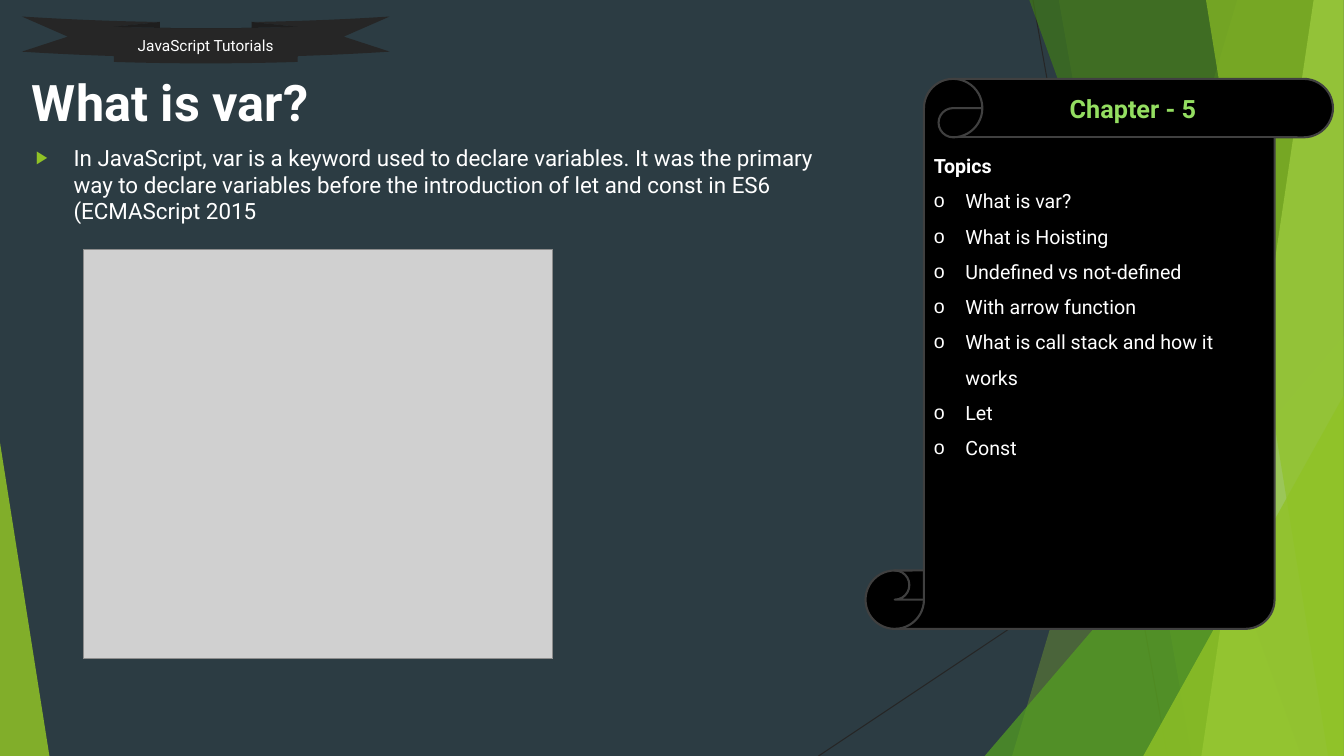
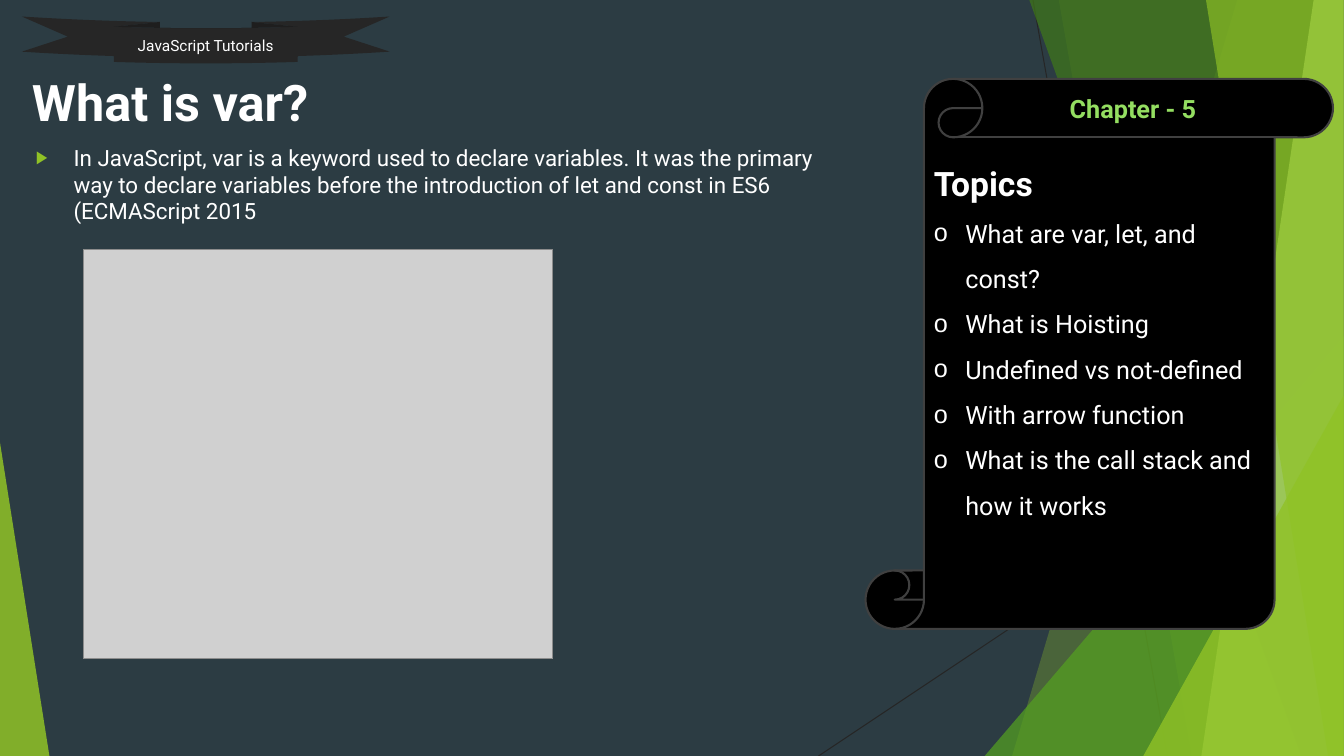
Before and after one commit to uidhtml/javascript-tutorials, a slide deck: slide 21 of Javascript Tutorials.pptx (slide 20 before the commit). Drawn at 1344x756 pixels with LibreOffice and Linux fonts; fonts in the diff are those of the drawing; grey boxes stand for pictures. Boxes give left, top, right and bottom in pixels: in the first picture for what was removed or moved away, otherwise in the second. Text is boxed around its words. In the diff, an @@ line names an element or a change of style, - is before the commit and + after.

```diff
--- a/Javascript Tutorials.pptx
+++ b/Javascript Tutorials.pptx
@@ text in vertical scroll at (x1=934, y1=171, x2=1242, y2=425): size 14 to 24 pt in "Topics"; size 14 to 18 pt in "What is Hoisting", "Undefined vs not-defined", "With arrow function" @@
@@ text in vertical scroll at (x1=965, y1=224, x2=1196, y2=289): text changed; size 14 to 18 pt @@
-o What is var?
+o What are var, let, and const?
@@ text in vertical scroll at (x1=965, y1=450, x2=1251, y2=516): text changed; size 14 to 18 pt @@
-o What is call stack and how it works
-o Let
-o Const
+o What is the call stack and how it works
```
Also in this commit, not shown: 1 other slide changed, 1 slide added, 1 other file.
